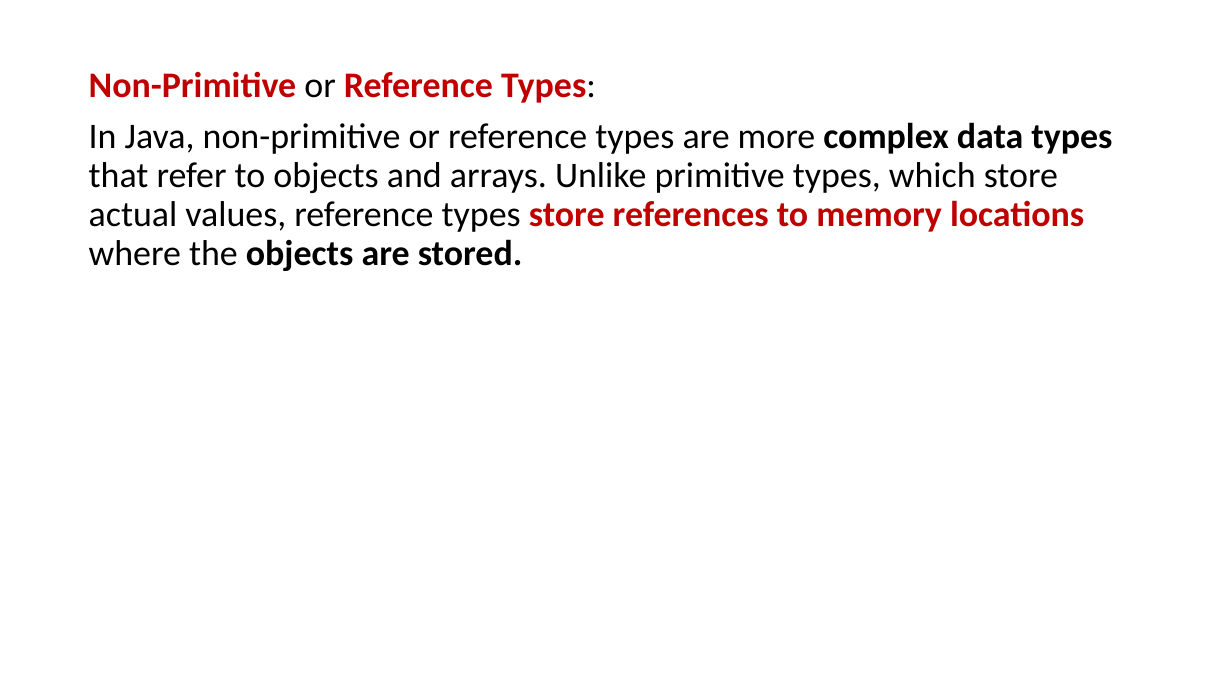
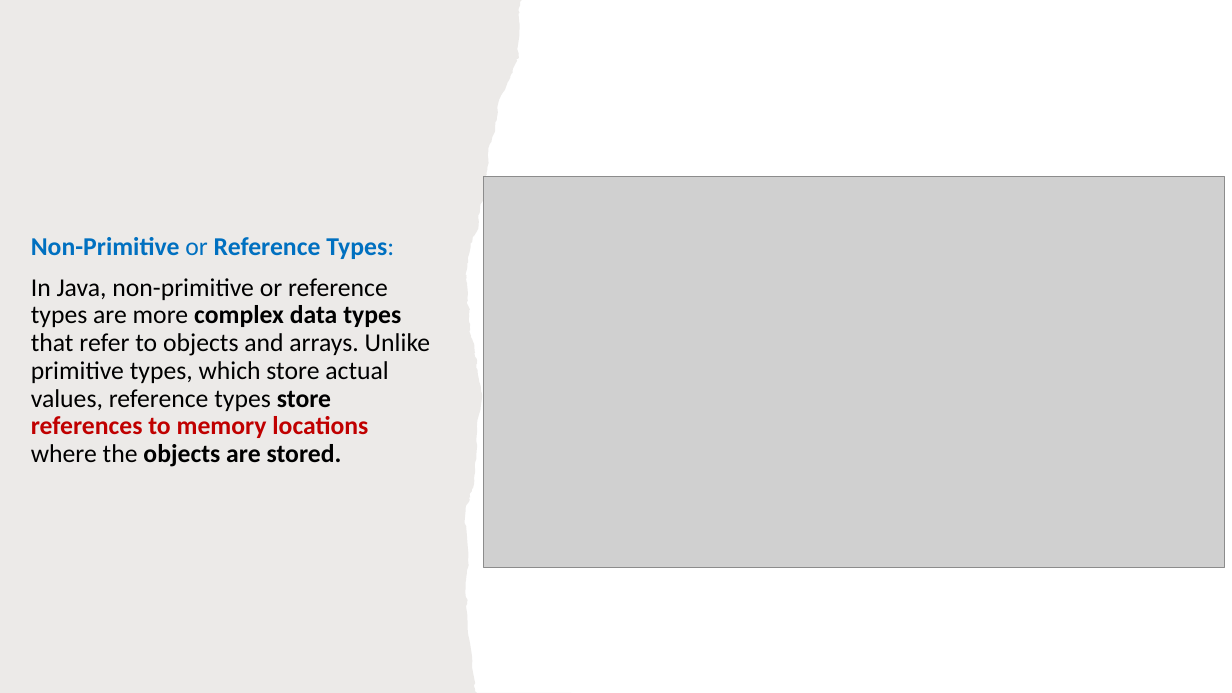
Before and after one commit to PRAMOD-VISHNU-NAIK/MCA-2nd-Sem-Shridevi-College, a slide deck: slide 29 of Theory Class-Notes/Java MCA-2.pptx. Drawn at 1232x693 pixels with LibreOffice and Linux fonts; fonts in the diff are those of the drawing; grey boxes stand for pictures. Boxes give left, top, right and bottom in pixels: in the first picture for what was removed or moved away, otherwise in the second. Text is boxed around its words. In the diff, an @@ line names an element or a change of style, - is before the commit and + after.

```diff
--- a/Theory Class-Notes/Java MCA-2.pptx
+++ b/Theory Class-Notes/Java MCA-2.pptx
@@ freeform shape added at box(0, 0, 571, 693), fill #82766A at 15% opacity @@
@@ picture added at box(484, 177, 1226, 567) @@
@@ text "Non-Primitive or Reference Types:": place and size @@
-text "Non-Primitive or Reference Types:" at box(89, 71, 1112, 271)
+text "Non-Primitive or Reference Types:" at box(31, 237, 430, 467)
@@ text "Non-Primitive or Reference Types:" at box(31, 237, 430, 467): size 28 to 20 pt; text colour #C00000 to #0070C0 in "Non-Primitive Reference Types:"; text colour #000000 to #0070C0 in "or Types:"; text colour #C00000 to #000000 in "store" @@
```
Also in this commit, not shown: 8 other slides changed, 22 slides added, 2 slides removed, 5 other files.
